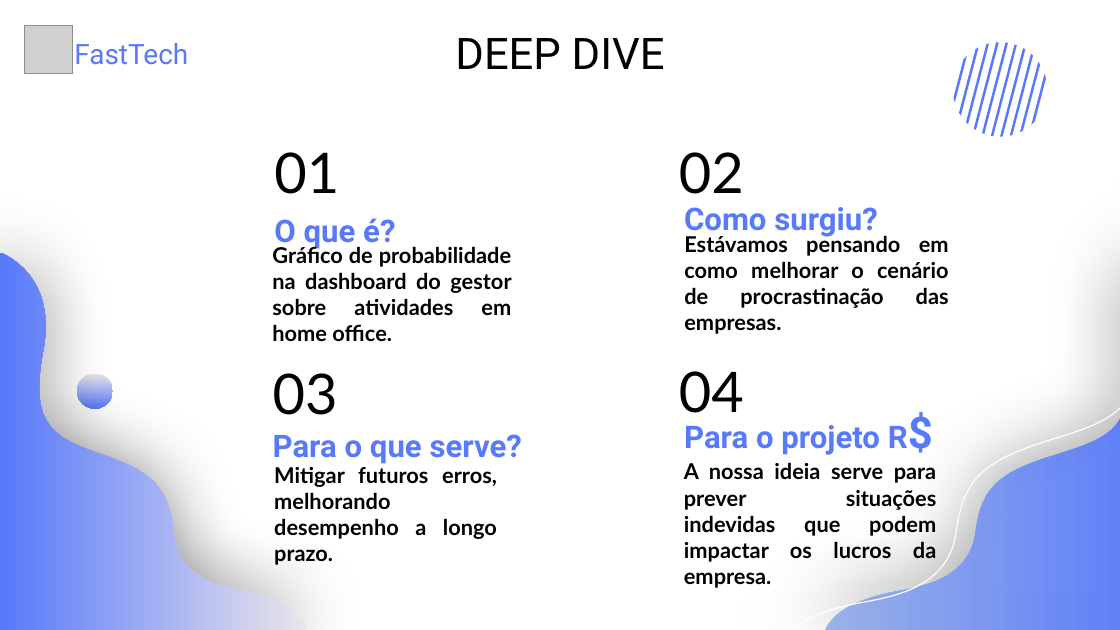
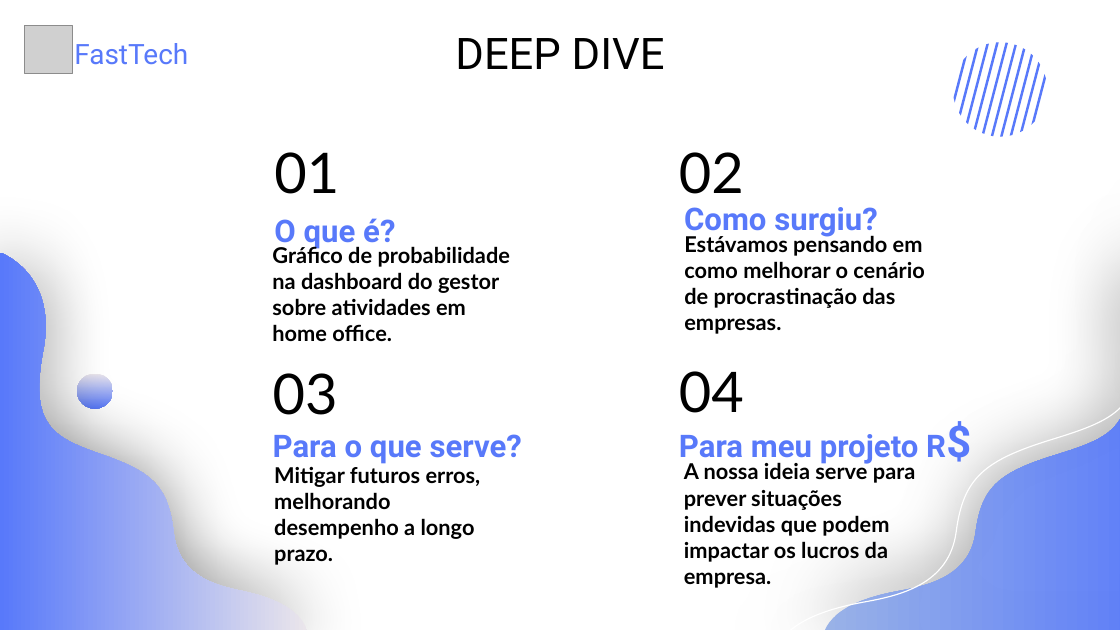
Before and after one commit to Grupo-1-adsa/Grupo-1-adsa, a slide deck: slide 5 of Documentação/PPT/Sprint 3 - Apresentação.pptx. Drawn at 1120x630 pixels with LibreOffice and Linux fonts; fonts in the diff are those of the drawing; grey boxes stand for pictures. Boxes give left, top, right and bottom in pixels: in the first picture for what was removed or moved away, otherwise in the second. Text is boxed around its words. In the diff, an @@ line names an element or a change of style, - is before the commit and + after.

```diff
--- a/Documentação/PPT/Sprint 3 - Apresentação.pptx
+++ b/Documentação/PPT/Sprint 3 - Apresentação.pptx
@@ text at box(679, 434, 946, 465): text changed @@
-Para o projeto R$
+Para meu projeto R$
@@ alignment justified to left in 4 elements at box(272, 244, 510, 341), box(684, 233, 925, 308), box(274, 467, 481, 565), box(684, 460, 915, 562) @@
```
Also in this commit, not shown: 8 other slides changed, 1 slide added, 1 slide removed.
